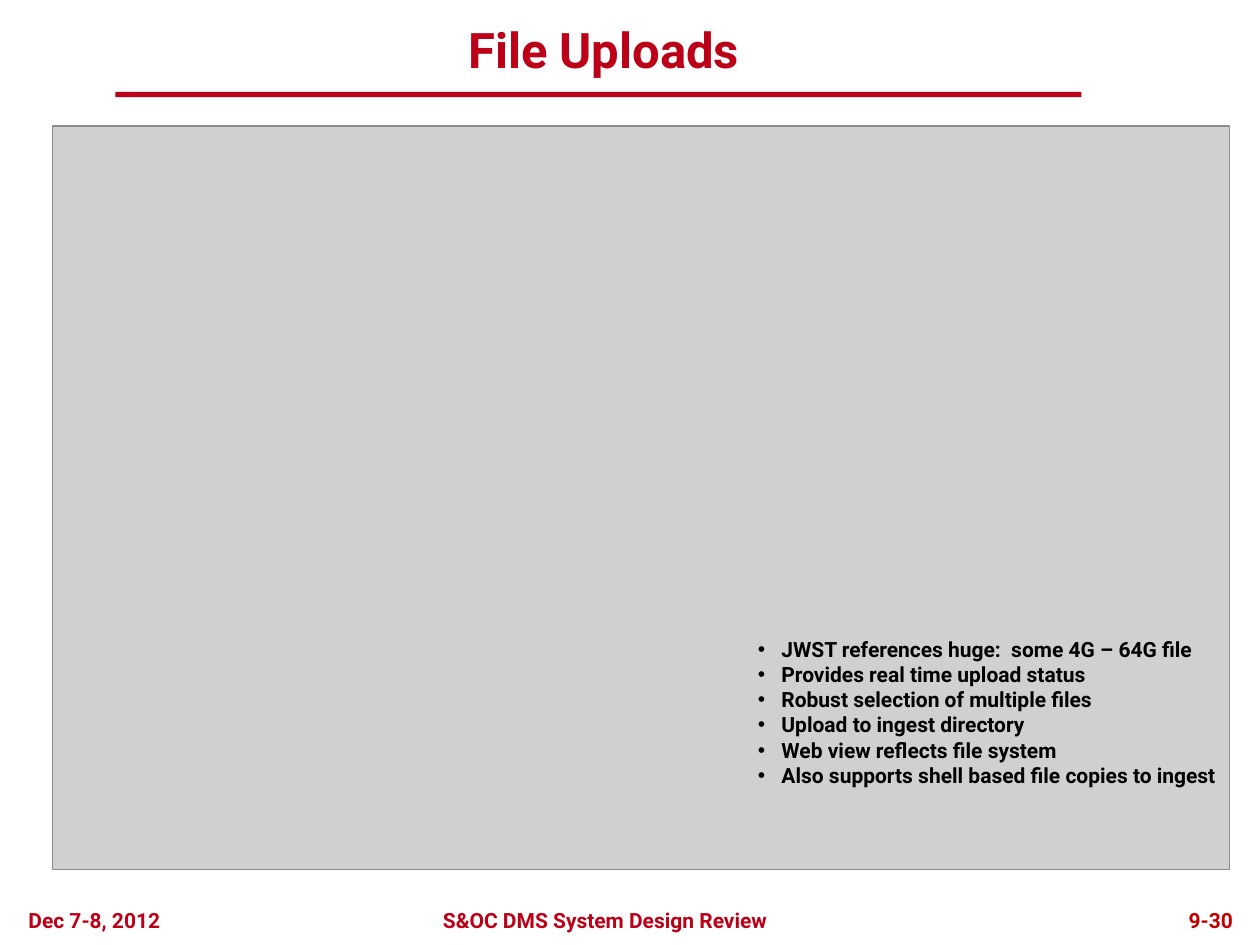
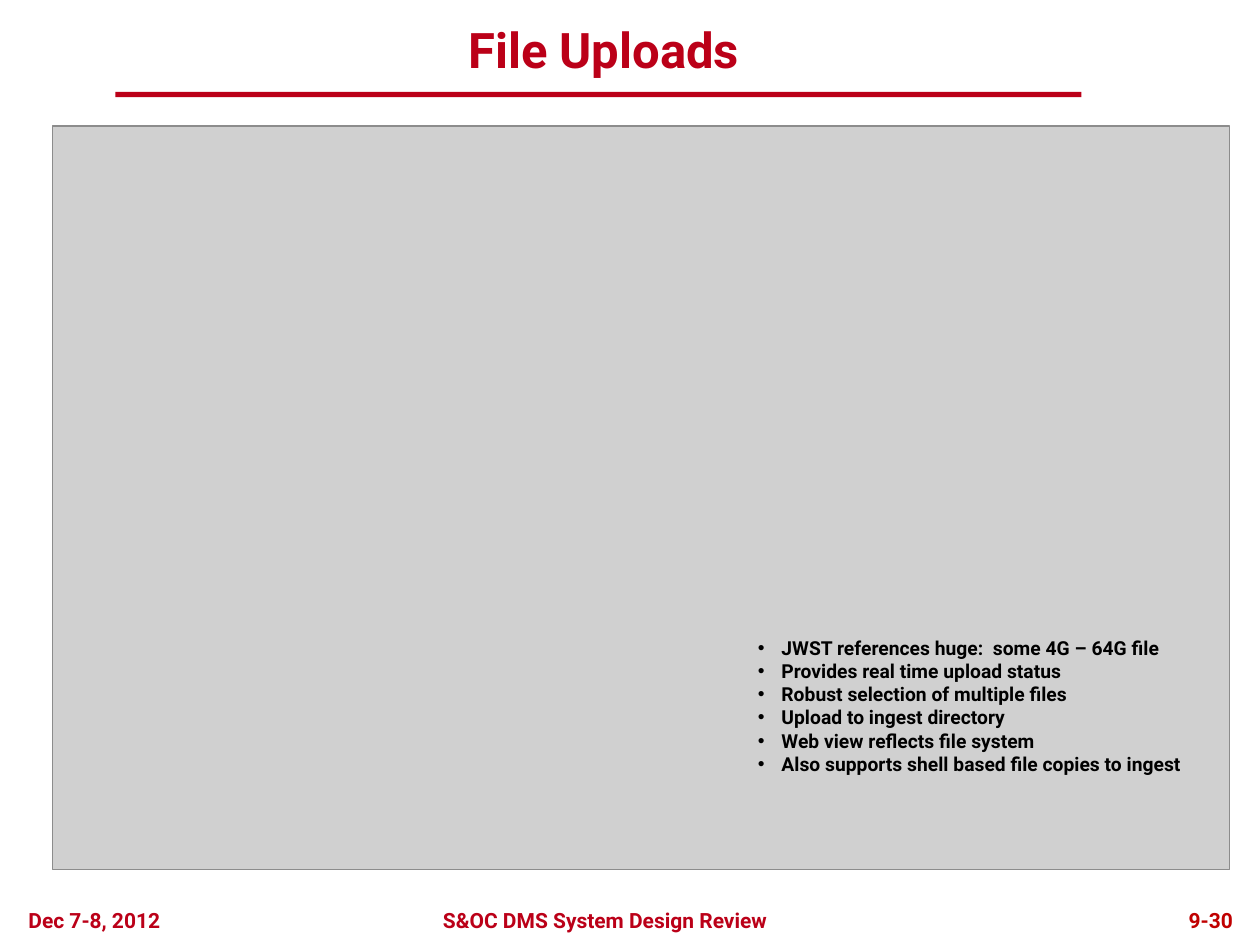
Before and after one commit to spacetelescope/crds, a slide deck: slide 29 of docs/DMS_SDR2_09_CRDS_final.pptx. Drawn at 1260x945 pixels with LibreOffice and Linux fonts; fonts in the diff are those of the drawing; grey boxes stand for pictures; background and template pictures are left out. Boxes give left, top, right and bottom in pixels: in the first picture for what was removed or moved away, otherwise in the second. Text is boxed around its words. In the diff, an @@ line names an element or a change of style, - is before the commit and + after.

```diff
--- a/docs/DMS_SDR2_09_CRDS_final.pptx
+++ b/docs/DMS_SDR2_09_CRDS_final.pptx
@@ text "JWST references huge: some 4G ..." at (781,640,1181,775): size 12 to 11 pt @@
```
Also in this commit, not shown: 11 other slides changed.
